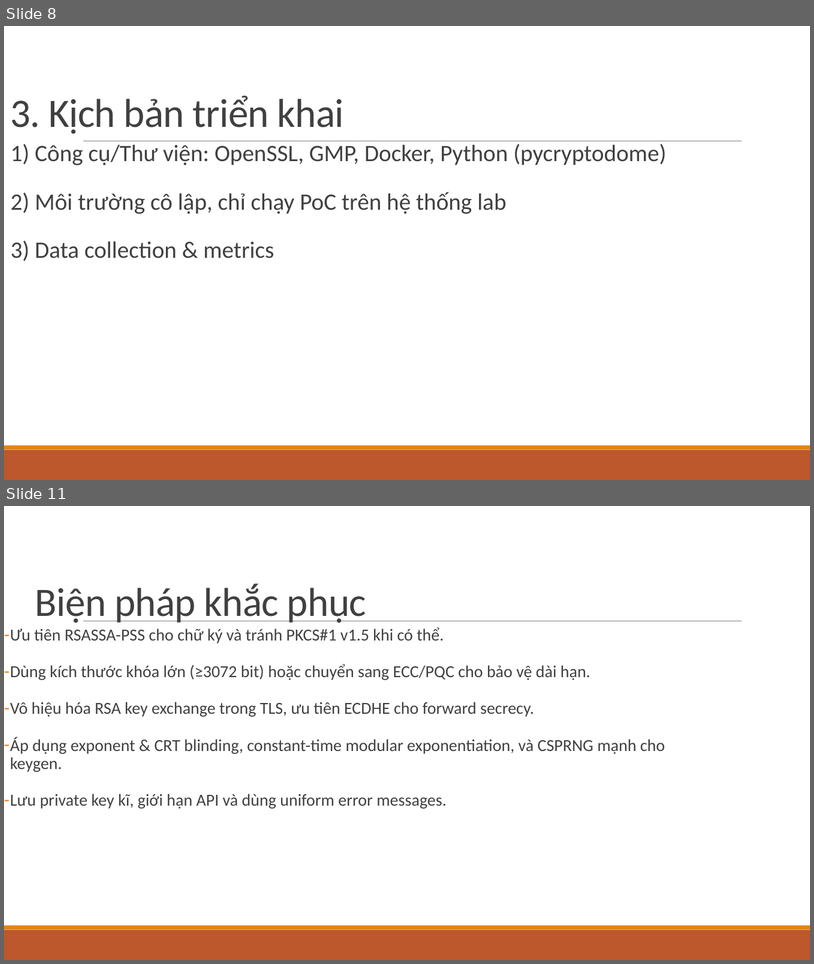
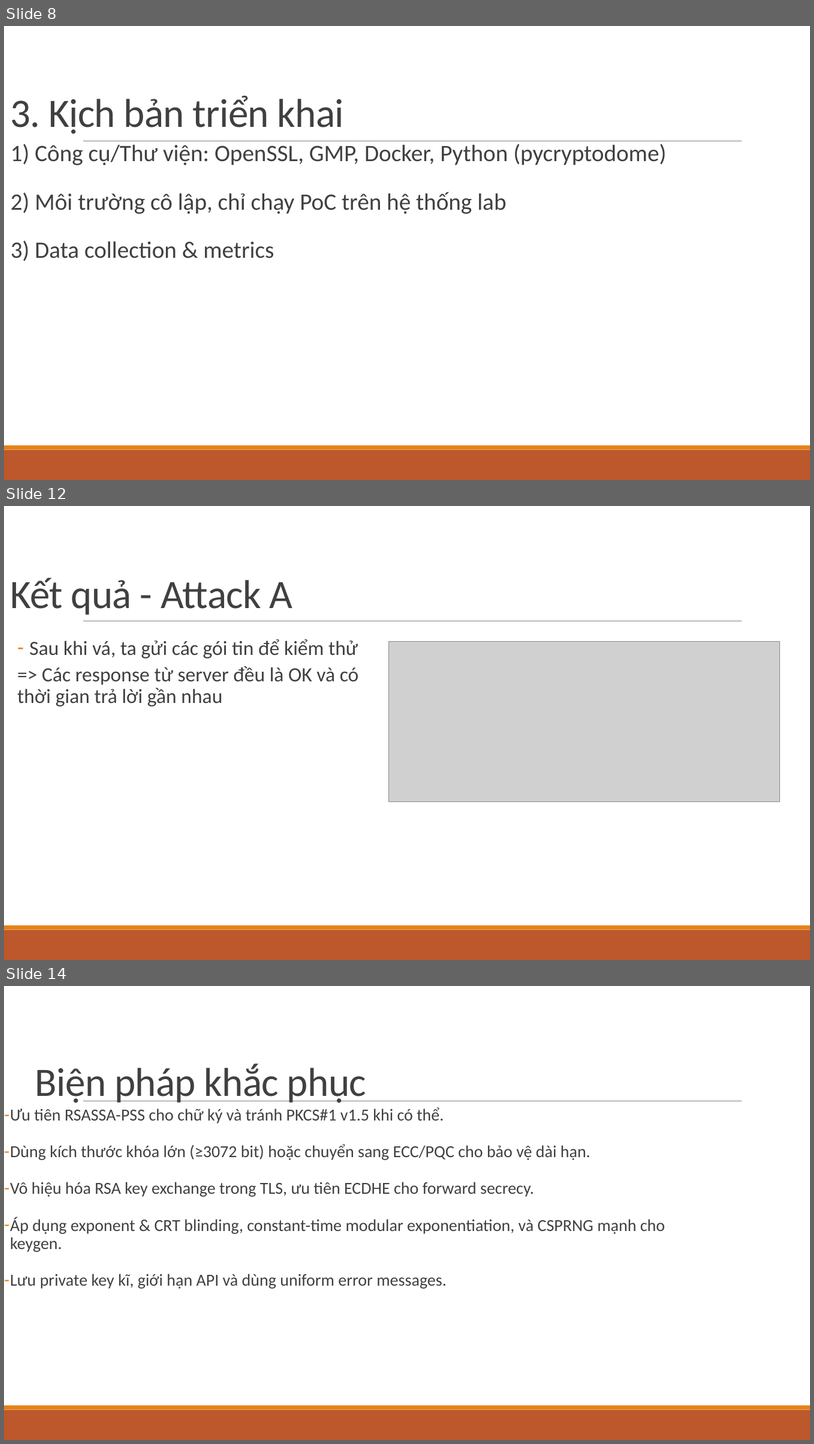
Before and after one commit to ken3k06/RSA-Based-Cryptography, a slide deck: Cryptanalysis on Asymmetric Ciphers — RSA & RSA.pptx. Shown one above the other, each under a label of ours: slides 8 and 11 before the commit, slides 8, 12 and 14 after it; the slides between them are not shown. The pictures are 814x964 and 814x1444 pixels, drawn with LibreOffice and Linux fonts; fonts in the diff are those of the drawing; grey boxes stand for pictures. Boxes give left, top, right and bottom in pixels: in the first picture for what was removed or moved away, otherwise in the second. Text is boxed around its words. In the diff, an @@ line names an element or a change of style, - is before the commit and + after.

```diff
--- a/Cryptanalysis on Asymmetric Ciphers — RSA & RSA.pptx
+++ b/Cryptanalysis on Asymmetric Ciphers — RSA & RSA.pptx
@@ slide 12 added at bbox=[4, 506, 810, 960], background #FFFFFF; not listed: 3 template elements that a slide beside it also shows @@
@@ title added at bbox=[10, 577, 293, 615], 48 pt, text #404040 @@
+Kết quả - Attack A
@@ text added at bbox=[17, 639, 359, 706], 24 pt, text #404040 @@
+  – Sau khi vá, ta gửi các gói tin để kiểm thử
+  => Các response từ server đều là OK và có thời gian trả lời gần nhau
@@ picture added at bbox=[389, 642, 781, 802] @@
@@ what was slide 11 is now slide 14 @@
```
Also in this commit, not shown: 3 slides changed, 2 other slides added, 28 other files.
